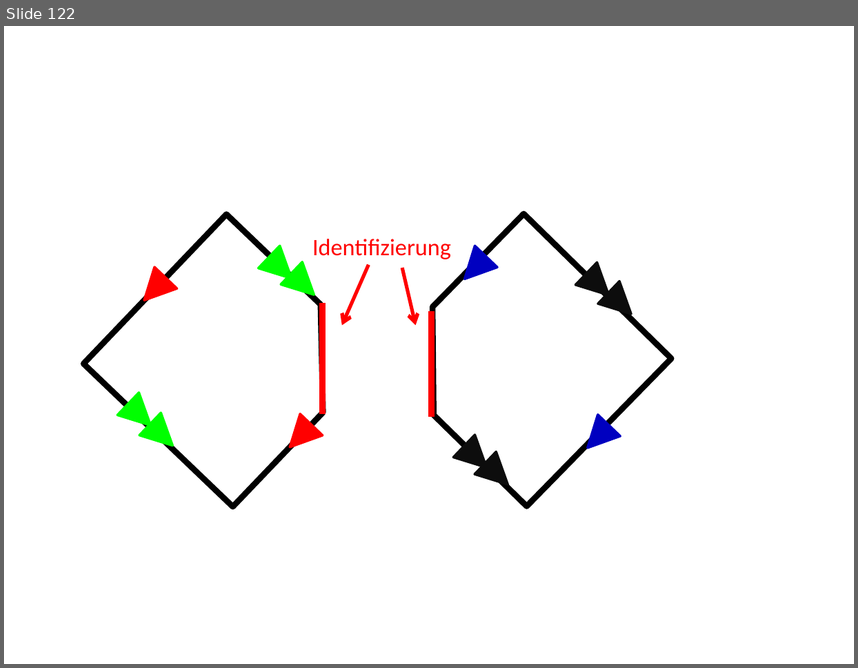
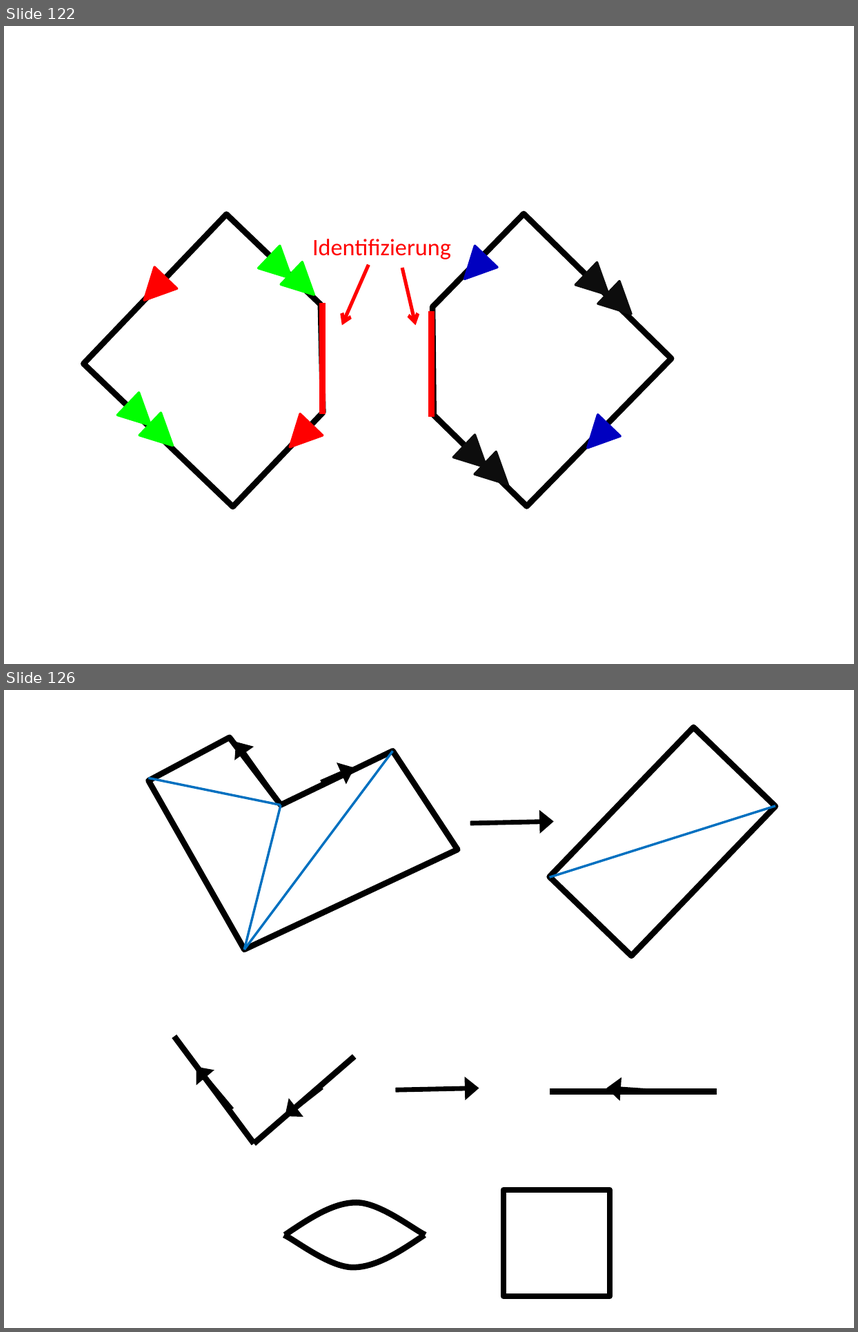
Before and after one commit to lutteropp/GeoTopo, a slide deck: images/Bilder.pptx. Shown one above the other, each under a label of ours: slide 122 before the commit, slides 122 and 126 after it; the slides between them are not shown. The pictures are 858x668 and 858x1332 pixels, drawn with LibreOffice and Linux fonts; fonts in the diff are those of the drawing. Boxes give left, top, right and bottom in pixels: in the first picture for what was removed or moved away, otherwise in the second. Text is boxed around its words. In the diff, an @@ line names an element or a change of style, - is before the commit and + after.

```diff
--- a/images/Bilder.pptx
+++ b/images/Bilder.pptx
@@ slide 126 added at (x1=4, y1=690, x2=854, y2=1328), background #FFFFFF @@
@@ rectangle added at (x1=550, y1=727, x2=776, y2=956), outline #000000 5 pt @@
@@ freeform shape added at (x1=148, y1=738, x2=457, y2=949), outline #000000 5 pt @@
@@ arrow added from (281, 805) to (236, 742), #000000 4 pt @@
@@ line added from (245, 949) to (392, 751), #0070C0 2 pt @@
@@ arrow added from (321, 782) to (355, 767), #000000 4 pt @@
@@ line added from (148, 778) to (281, 805), #0070C0 2 pt @@
@@ line added from (281, 805) to (245, 949), #0070C0 2 pt @@
@@ line added from (776, 806) to (550, 877), #0070C0 2 pt @@
@@ arrow added from (470, 823) to (554, 822), #000000 4 pt @@
@@ line added from (174, 1036) to (254, 1143), #000000 5 pt @@
@@ line added from (254, 1143) to (355, 1056), #000000 5 pt @@
@@ arrow added from (232, 1109) to (196, 1067), #000000 4 pt @@
@@ arrow added from (322, 1087) to (285, 1116), #000000 4 pt @@
@@ arrow added from (396, 1090) to (479, 1088), #000000 4 pt @@
@@ line added from (717, 1092) to (550, 1092), #000000 5 pt @@
@@ arrow added from (660, 1092) to (606, 1088), #000000 4 pt @@
@@ freeform shape added at (x1=285, y1=1203, x2=425, y2=1235), outline #000000 5 pt @@
@@ rectangle added at (x1=504, y1=1190, x2=610, y2=1296), outline #000000 5 pt @@
@@ freeform shape added at (x1=285, y1=1235, x2=425, y2=1268), outline #000000 5 pt @@
```
Also in this commit, not shown: 11 other slides added, 1 slide removed, 20 other files.
